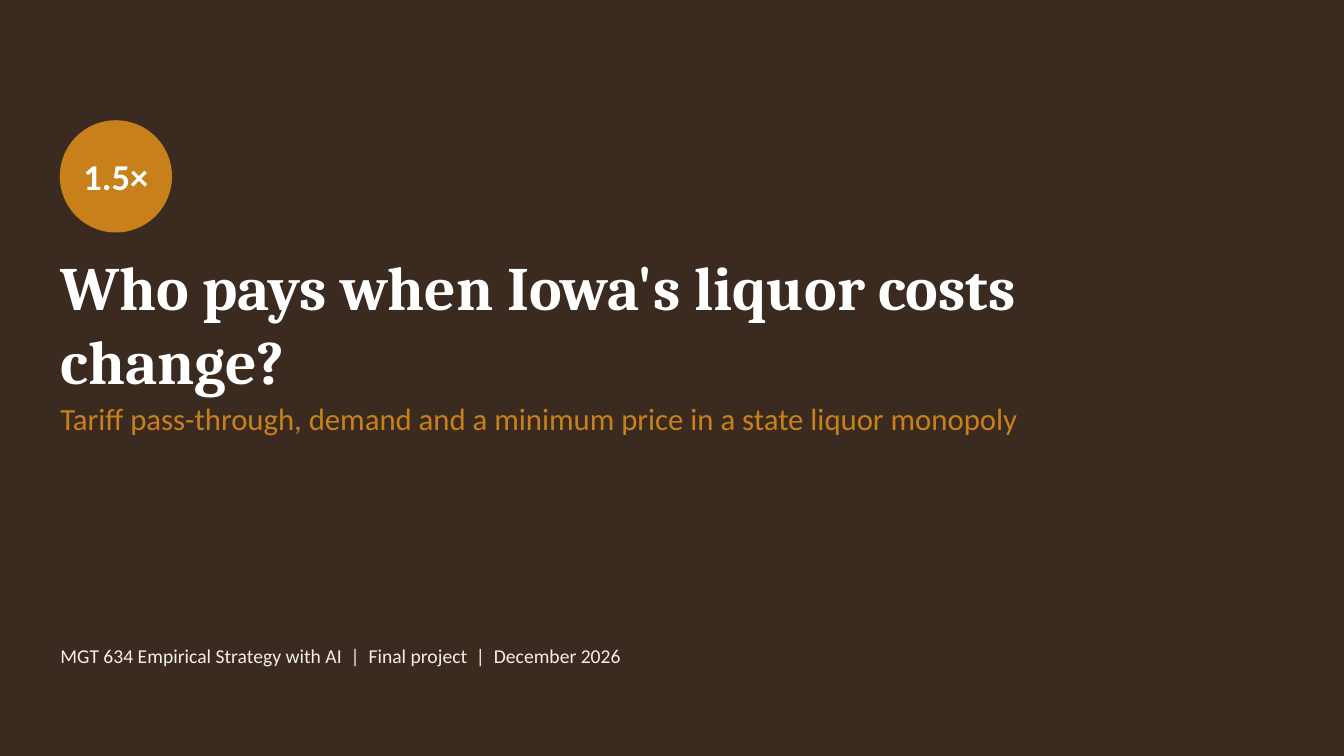
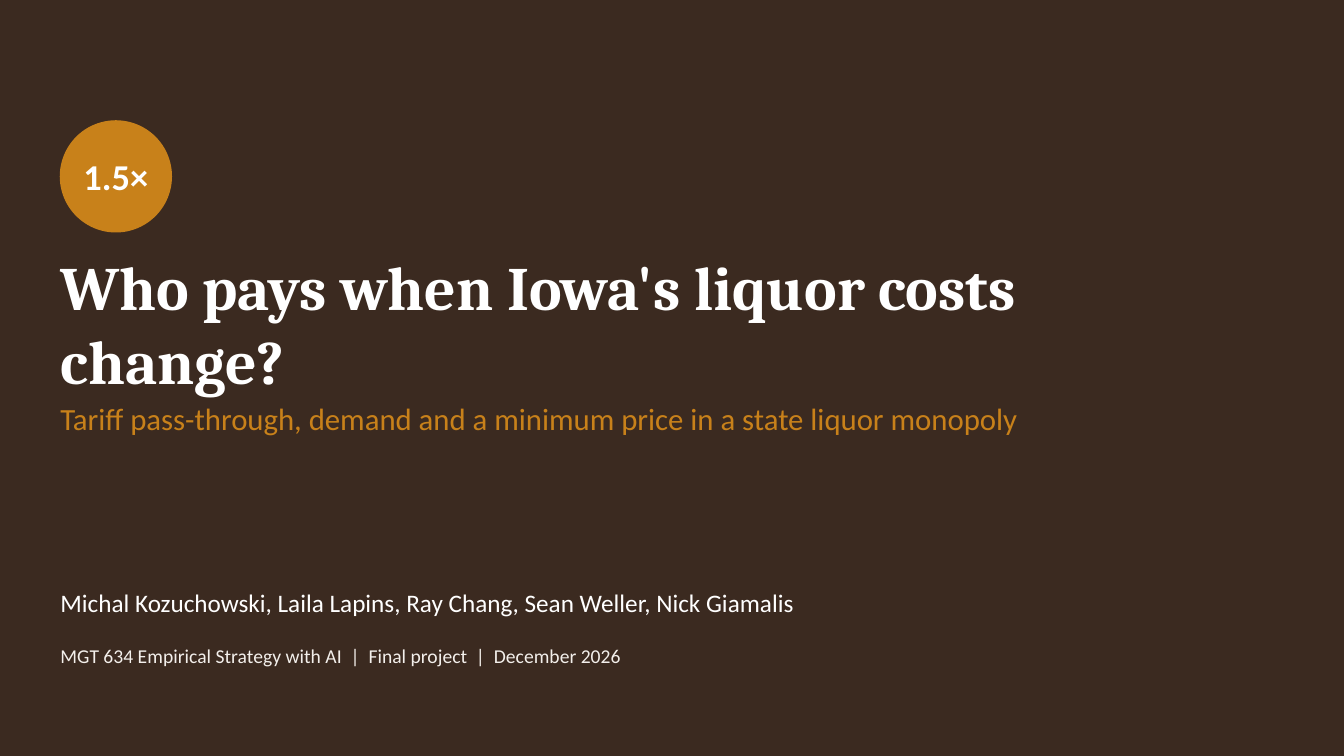
Before and after one commit to MichalKozuchowski/EmpiricalStrategy, a slide deck: slide 1 of project/iowa_liquor/slides/Iowa_Liquor_Final.pptx. Drawn at 1344x756 pixels with LibreOffice and Linux fonts; fonts in the diff are those of the drawing. Boxes give left, top, right and bottom in pixels: in the first picture for what was removed or moved away, otherwise in the second. Text is boxed around its words. In the diff, an @@ line names an element or a change of style, - is before the commit and + after.

```diff
--- a/project/iowa_liquor/slides/Iowa_Liquor_Final.pptx
+++ b/project/iowa_liquor/slides/Iowa_Liquor_Final.pptx
@@ text added at [60, 594, 793, 617], 18 pt, text #FFFFFF @@
+Michal Kozuchowski, Laila Lapins, Ray Chang, Sean Weller, Nick Giamalis
```
Also in this commit, not shown: 2 other files.
